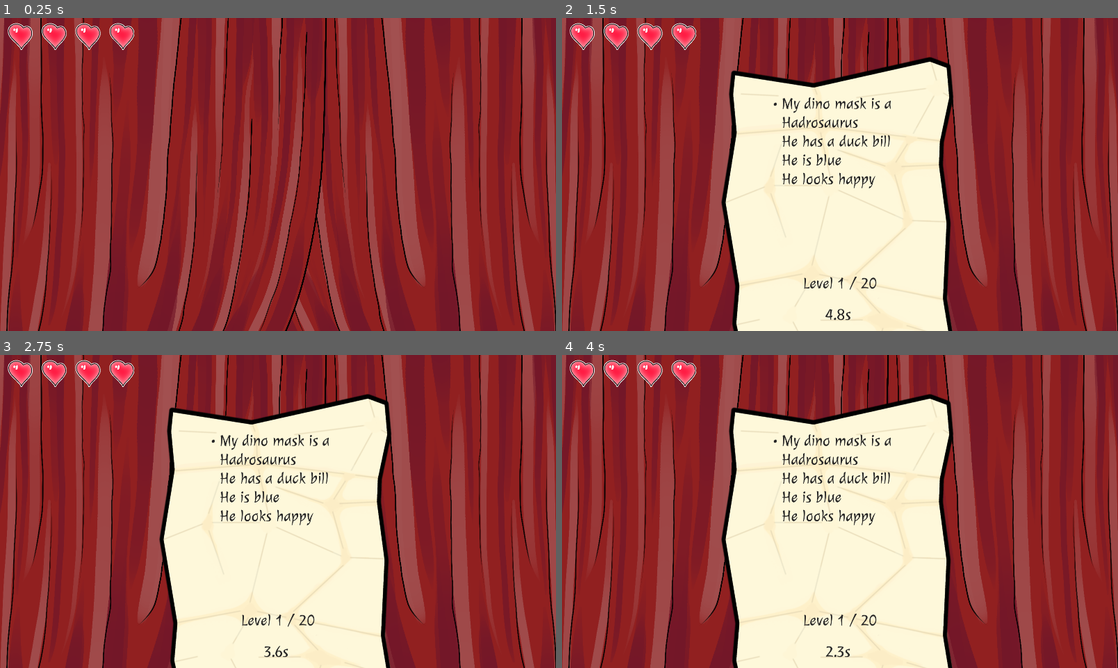
Above: before the commit, frames 1-4 (two rows, left to right).
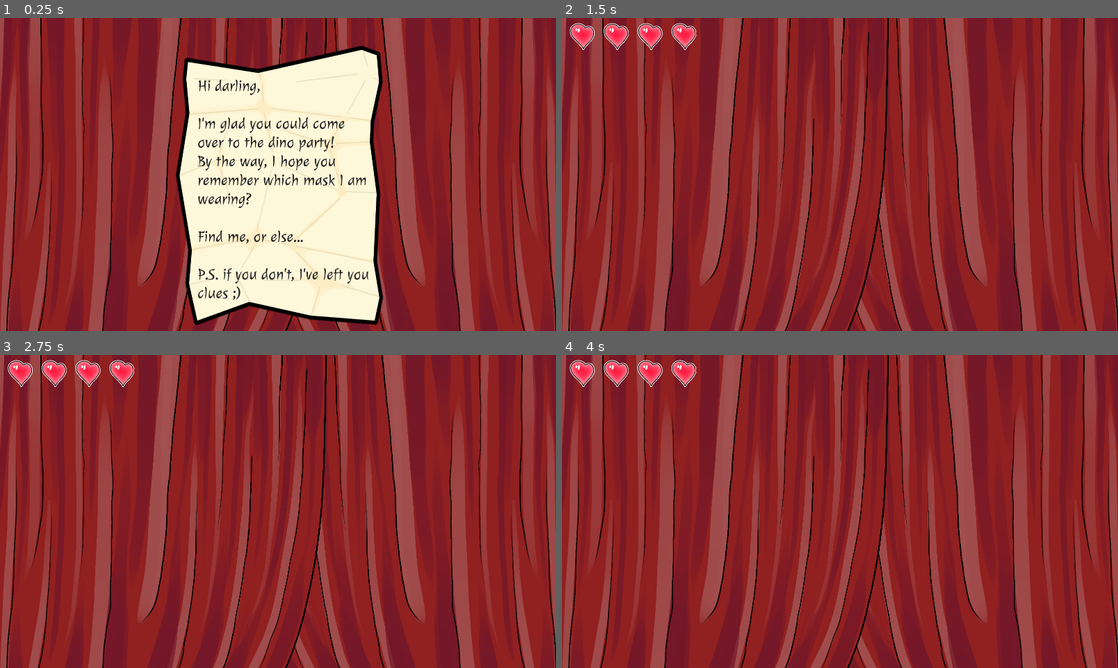
Above: after the commit, the same moments.

Repository: ValetNoir/ggj_2026
Game: Godot game, scene res://scenes/game.tscn
The game is run twice, just before and just after one commit, with the same random seed, the same clock (stepped at 60 frames per second) and the same inputs.
Inputs (mouse positions are in pixels of both pictures, inside the frame that each line leads up to):
- Up to frame 1 (0.25 s): no input
- Up to frame 2 (1.5 s): click (840, 227) at 0.5 s, where only the run after the commit has a clickable "Play"; tap Enter at 1.25 s; move the mouse to (940, 212) at 1.27 s; click (940, 212) at 1.42 s
- Up to frame 3 (2.75 s): tap Space at 2 s; move the mouse to (83, 495) at 2.02 s; click (83, 495) at 2.17 s
- Up to frame 4 (4 s): move the mouse to (917, 430) at 2.77 s; click (917, 430) at 2.92 s; move the mouse to (890, 442) at 3.52 s; click (890, 442) at 3.67 s

The runs differ from the first frame. In frame 1, 30% of the frame differs, in the area x 1-69%, y 1-99%; in frame 2, 33%; in frame 3, 33%, in the area x 28-71%, y 12-100%; in frame 4, 33%.
Error after the commit: Cannot call method 'hide' on a null value. (res://scripts/game.gd:89)

Commit message:
gameover loop + mp3

Diff:
--- a/scenes/audio_manager.tscn
+++ b/scenes/audio_manager.tscn
@@ -1,8 +1,8 @@
 [gd_scene format=3 uid="uid://bpjlypaco6u3g"]
 
 [ext_resource type="Script" uid="uid://d3648r2ya3lbf" path="res://scripts/audio_manager.gd" id="1_8qd8g"]
-[ext_resource type="AudioStream" uid="uid://d4jefqrkd1jgi" path="res://assets/audio/music/GGJ - Dino ingame b.ogg" id="2_3asnw"]
-[ext_resource type="AudioStream" uid="uid://up8t328l2tw8" path="res://assets/audio/music/GGJ - Dino ingame.ogg" id="3_m6ggh"]
+[ext_resource type="AudioStream" uid="uid://c8syc3tmmr7ot" path="res://assets/audio/music/GGJ_Dino_Title_music.mp3" id="2_oucy0"]
+[ext_resource type="AudioStream" uid="uid://db32we8l8hgk7" path="res://assets/audio/music/GGJ_Dino_Game_music.mp3" id="3_cuol6"]
 [ext_resource type="AudioStream" uid="uid://dkfvqg3w52f5p" path="res://assets/audio/sfx/Target-Voiceline1.wav" id="4_njtn3"]
 [ext_resource type="AudioStream" uid="uid://dhoywdiloey0b" path="res://assets/audio/sfx/Target-Voiceline2.wav" id="5_kq7b2"]
 [ext_resource type="AudioStream" uid="uid://c81jmia16002g" path="res://assets/audio/sfx/Target-Voiceline3.wav" id="6_02gw7"]
@@ -32,8 +32,8 @@
 
 [node name="AudioManager" type="Node" unique_id=1128192510]
 script = ExtResource("1_8qd8g")
-title_music = ExtResource("2_3asnw")
-game_music = ExtResource("3_m6ggh")
+title_music = ExtResource("2_oucy0")
+game_music = ExtResource("3_cuol6")
 
 [node name="MusicAudioStreamPlayer" type="AudioStreamPlayer" parent="." unique_id=2118940643]
 
--- a/scenes/game.tscn
+++ b/scenes/game.tscn
@@ -33,6 +33,7 @@
 [ext_resource type="Script" uid="uid://bu72utq8tbw4x" path="res://scenes/level_counter.gd" id="29_qouja"]
 [ext_resource type="PackedScene" uid="uid://cbnk1b7crmvpp" path="res://scenes/upper_menu.tscn" id="30_wljb1"]
 [ext_resource type="LabelSettings" uid="uid://dqpe5etala8ng" path="res://ressources/themes/game_over_label.tres" id="31_js0lu"]
+[ext_resource type="Texture2D" uid="uid://d31ero2p8t5yd" path="res://assets/ui/papier_froisse.png" id="32_gxtfn"]
 [ext_resource type="PackedScene" uid="uid://bpjlypaco6u3g" path="res://scenes/audio_manager.tscn" id="35_gxtfn"]
 
 [sub_resource type="Theme" id="Theme_qouja"]
@@ -107,6 +108,7 @@
 
 [node name="GameOverMenu" type="Control" parent="CanvasLayer" unique_id=1071824556]
 unique_name_in_owner = true
+visible = false
 layout_mode = 3
 anchors_preset = 15
 anchor_right = 1.0
@@ -147,6 +149,98 @@
 theme = SubResource("Theme_js0lu")
 text = "Retry"
 
+[node name="TitleMenu" type="Control" parent="CanvasLayer" unique_id=1536200908]
+unique_name_in_owner = true
+layout_mode = 3
+anchors_preset = 15
+anchor_right = 1.0
+anchor_bottom = 1.0
+grow_horizontal = 2
+grow_vertical = 2
+mouse_filter = 2
+
+[node name="TitleLabelPlaceholder" type="Label" parent="CanvasLayer/TitleMenu" unique_id=875266337]
+layout_mode = 1
+anchors_preset = 8
+anchor_left = 0.5
+anchor_top = 0.5
+anchor_right = 0.5
+anchor_bottom = 0.5
+offset_left = -310.0
+offset_top = -350.0
+offset_right = 342.0
+offset_bottom = -207.0
+grow_horizontal = 2
+grow_vertical = 2
+text = "DISCOSAURUS"
+label_settings = ExtResource("31_js0lu")
+
+[node name="PlayButton" type="Button" parent="CanvasLayer/TitleMenu" unique_id=1878440867]
+layout_mode = 1
+anchors_preset = 8
+anchor_left = 0.5
+anchor_top = 0.5
+anchor_right = 0.5
+anchor_bottom = 0.5
+offset_left = -68.5
+offset_top = 141.0
+offset_right = 68.5
+offset_bottom = 218.0
+grow_horizontal = 2
+grow_vertical = 2
+theme = SubResource("Theme_js0lu")
+text = "Play"
+
+[node name="Lore" type="Control" parent="CanvasLayer/TitleMenu" unique_id=1939744134]
+unique_name_in_owner = true
+anchors_preset = 0
+offset_left = 502.0
+offset_top = 37.0
+offset_right = 1474.0
+offset_bottom = 1186.1548
+mouse_filter = 2
+
+[node name="LoreTextureRect" type="TextureRect" parent="CanvasLayer/TitleMenu/Lore" unique_id=1681707104]
+layout_mode = 1
+anchors_preset = 15
+anchor_right = 1.0
+anchor_bottom = 1.0
+grow_horizontal = 2
+grow_vertical = 2
+mouse_filter = 2
+texture = ExtResource("32_gxtfn")
+expand_mode = 1
+stretch_mode = 5
+
+[node name="MarginContainer" type="MarginContainer" parent="CanvasLayer/TitleMenu/Lore/LoreTextureRect" unique_id=893252067]
+layout_mode = 1
+anchors_preset = 15
+anchor_right = 1.0
+anchor_bottom = 1.0
+grow_horizontal = 2
+grow_vertical = 2
+mouse_filter = 2
+theme_override_constants/margin_left = 180
+theme_override_constants/margin_top = 165
+theme_override_constants/margin_right = 180
+theme_override_constants/margin_bottom = 180
+
+[node name="RichTextLabel" type="RichTextLabel" parent="CanvasLayer/TitleMenu/Lore/LoreTextureRect/MarginContainer" unique_id=1251427955]
+layout_mode = 2
+mouse_filter = 2
+theme = ExtResource("28_sgl2t")
+bbcode_enabled = true
+text = "Hi darling,
+
+I'm glad you could come over to the dino party!
+By the way, I hope you remember which mask I am wearing?
+
+Find me, or else...
+
+P.S. if you don't, I've left you clues ;)
+"
+fit_content = true
+
 [node name="disco_ball" parent="." unique_id=1477989180 instance=ExtResource("24_suyxu")]
 position = Vector2(960, -3.9999924)
 scale = Vector2(0.2, 0.2)
@@ -159,3 +253,4 @@
 [connection signal="level_loaded" from="." to="CanvasLayer/InfoFlash/LevelCounter" method="update_level_text"]
 [connection signal="pressed" from="CheatUI/Button" to="." method="next_level"]
 [connection signal="pressed" from="CanvasLayer/GameOverMenu/RetryButton" to="." method="_on_retry_button_pressed"]
+[connection signal="pressed" from="CanvasLayer/TitleMenu/PlayButton" to="." method="_on_play_button_pressed"]
--- a/scripts/game.gd
+++ b/scripts/game.gd
@@ -9,22 +9,38 @@
 @onready var curtains: Curtains = $Curtains
 @onready var upper_menu: UpperMenu = %UpperMenu
 @onready var game_over_menu: Control = %GameOverMenu
+@onready var title_menu: Control = %TitleMenu
+@onready var lore: Control = %Lore
+@onready var level_counter: RichTextLabel = $CanvasLayer/LevelCounter
 
 signal level_loaded(level_index: int, levels_count: int)
 
+enum STATE {
+	LORE_ON,
+	LORE_OFF
+}
+
 var current_life: int
+var current_state: STATE = STATE.LORE_ON
 
 func reset():
+	title_menu.hide()
 	current_life = max_life
 	upper_menu.reset()
+	level_counter.show()
 	load_level(current_level_index)
 	SignalBus.play_music.emit(SignalBus.MUSIC.GAME)
-	game_over_menu.hide()
 
 func _ready() -> void:
+	show_title_menu()
 	character_spawner.target_found.connect(_on_target_found)
 	character_spawner.wrong_character_clicked.connect(_on_wrong_target)
-	reset()
+
+func _unhandled_input(event):
+	if current_state == STATE.LORE_ON and (event is InputEventMouseButton or event is InputEventKey):
+		current_state = STATE.LORE_OFF
+		var tween = get_tree().create_tween()
+		tween.tween_property(lore, "modulate", Color.TRANSPARENT, 1.0)
 
 func load_level(level: int) -> void:
 	assert(level >= 0 and level < levels.size(), "Invalid level: %d" % level)
@@ -66,5 +82,19 @@
 	await curtains.close_curtains()
 	game_over_menu.show()
 
+func show_title_menu():
+	game_over_menu.hide()
+	title_menu.show()
+	upper_menu.hide()
+	level_counter.hide()
+	SignalBus.play_music.emit(SignalBus.MUSIC.TITLE)
+	# ...lore
+	lore.show()
+	lore.modulate = Color.WHITE
+	current_state = STATE.LORE_ON
+
 func _on_retry_button_pressed():
+	show_title_menu()
+
+func _on_play_button_pressed():
 	reset()
--- a/scripts/upper_menu.gd
+++ b/scripts/upper_menu.gd
@@ -13,6 +13,7 @@
 	for child in heart_container.get_children():
 		if child is TextureRect:
 			child.texture = intact_heart_texture
+	show()
 
 func strike():
 	var array: Array = heart_container.get_children()
Not shown, removed: assets/audio/music/GGJ - Dino ingame b.ogg.import
Not shown, removed: assets/audio/music/GGJ - Dino ingame.ogg.import
Not shown, added: assets/audio/music/GGJ_Dino_Game_music.mp3.import
Not shown, added: assets/audio/music/GGJ_Dino_Title_music.mp3.import
Not shown, removed: assets/audio/music/GGJ - Dino ingame b.ogg
Not shown, changed: assets/audio/music/GGJ - Dino ingame.ogg
Not shown, added: assets/audio/music/GGJ_Dino_Game_music.mp3
Not shown, added: assets/audio/music/GGJ_Dino_Title_music.mp3
